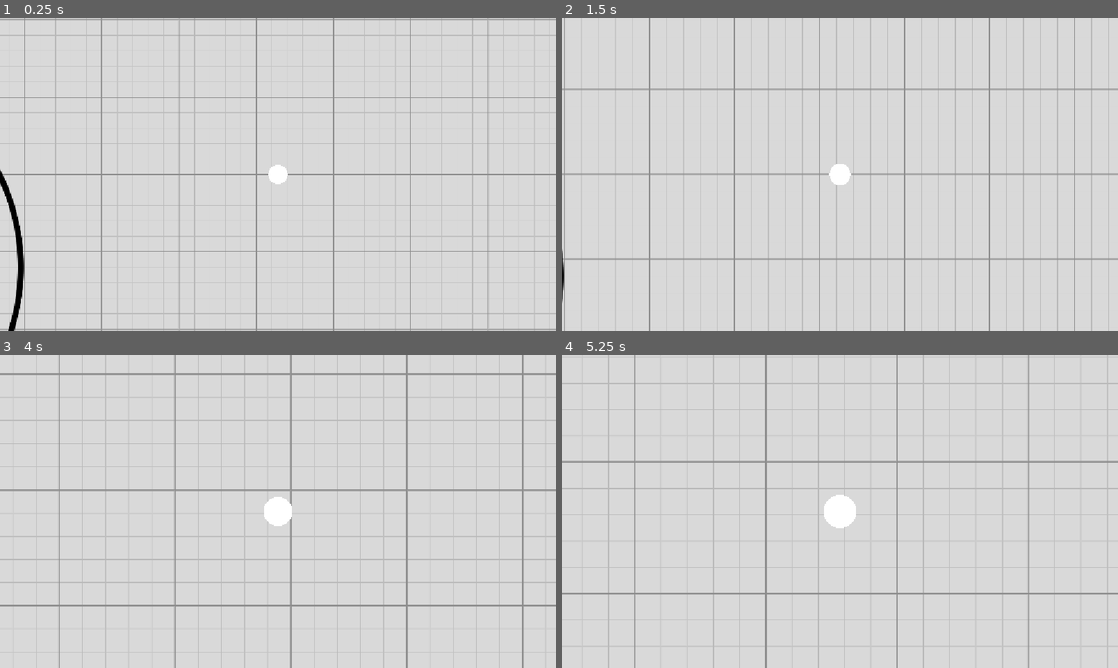
Above: before the commit, frames 1-4 (two rows, left to right).
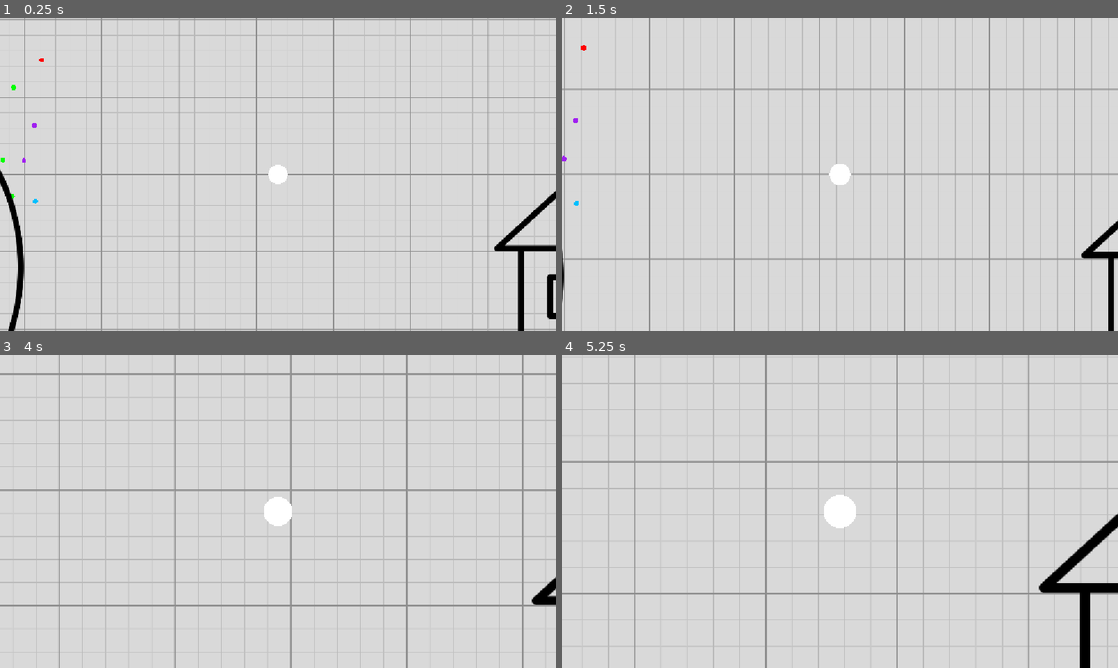
Above: after the commit, the same moments.

Repository: EitherRock/snake-coloring
Game: Godot game, scene res://main.tscn
Same seed, same stepped clock (60 frames per second), same inputs: the game is played once before the commit and once after it.
Inputs (mouse positions are in pixels of both pictures, inside the frame that each line leads up to):
- Up to frame 1 (0.25 s): no input
- Up to frame 2 (1.5 s): tap Enter at 0.5 s; hold Mouse wheel up (zoom_in) 0.53-1.28 s; click (840, 174) at 0.67 s; tap Space at 1.25 s; move the mouse to (728, 190) at 1.27 s; right-click (728, 190) at 1.35 s; click (728, 190) at 1.42 s
- Up to frame 3 (4 s): tap Mouse wheel up (zoom_in) at 1.55, 2.85, 3.8 s; tap Enter at 2, 3.5 s; move the mouse to (333, 442) at 2.02 s; hold Mouse wheel up (zoom_in) 2.03-2.78 s; click (333, 442) at 2.17 s; tap Space at 2.75 s; move the mouse to (250, 574) at 2.77 s; click (250, 574) at 2.92 s; move the mouse to (444, 558) at 3.52 s; hold Right mouse button (right_click) from 3.53 s (still down); click (444, 558) at 3.67 s
- Up to frame 4 (5.25 s): move the mouse to (673, 464) at 4.27 s; release Right mouse button (right_click) at 4.28 s; tap Mouse wheel up (zoom_in) at 4.35 s; click (673, 464) at 4.42 s; tap Space at 5 s; move the mouse to (867, 511) at 5.02 s; hold Mouse wheel up (zoom_in) from 5.03 s (still down); click (867, 511) at 5.17 s

The runs differ from the first frame. In frame 1, 1.0% of the frame differs, in the area x 0-100%, y 12-100%; in frame 2, 0.6%; in frame 3, 0.2%; in frame 4, 1.5%, in the area x 85-100%, y 50-100%.

Commit message:
organize files, add house, fix dot loss when flying to a completed region

Diff:
--- a/dot_visual.gd
+++ /dev/null
@@ -1,5 +0,0 @@
-extends Node2D
-
-
-func _draw():
-	draw_circle(Vector2(0,0), 5, Color.WHITE)
--- a/entities/camera_2d.gd
+++ b/entities/camera_2d.gd
@@ -1,17 +1,4 @@
 extends Camera2D
-
-
-# Called when the node enters the scene tree for the first time.
-func _ready() -> void:
-	pass # Replace with function body.
-
-
-# Called every frame. 'delta' is the elapsed time since the previous frame.
-#func _process(delta: float) -> void:
-	#if Input.is_action_pressed('zoom_in'):
-		#if Input.
-		#print('pressed')
-		#zoom += Vector2(zoom.x + 5, zoom.y + 5)
 
 func _input(event: InputEvent) -> void:
 	if event is InputEventMouseButton:
@@ -21,4 +8,4 @@
 				new_zoom += Vector2(0.1, 0.1)
 			elif event.button_index == MOUSE_BUTTON_WHEEL_DOWN:
 				new_zoom -= Vector2(0.1, 0.1)
-			zoom = new_zoom.clamp(Vector2(0.05, 0.05), Vector2(5.0, 5.0))
+			zoom = new_zoom.clamp(Vector2(0.5, 0.5), Vector2(3.0, 3.0))
--- a/entities/player.gd
+++ b/entities/player.gd
@@ -93,14 +93,22 @@
 	_deposit_loop(container)
 
 func _deposit_loop(container: Node2D) -> void:
+	var manager = container.get("picture_manager")  # null for non-picture containers
+
 	while trail_dots.size() > 0:
-		if container.is_complete and container.picture_manager:
-			container = container.picture_manager.get_current_region()
-			if container == null:
-				break  # picture complete
+		var target: Node2D = container
+		if manager:
+			target = manager.get_region_with_capacity(container)
+		if target == null:
+			break  # picture is full, keep the remaining dots on the trail
+
+		if target.has_method("reserve_slot"):
+			target.reserve_slot()
+
 		var dot = trail_dots.pop_back()
-		dot.fly_to_container(container, bloop_sound_player)
+		dot.fly_to_container(target, bloop_sound_player)
 		await get_tree().create_timer(0.05).timeout
+
 	is_depositing = false
 
 
--- a/entities/player.tscn
+++ b/entities/player.tscn
@@ -5,6 +5,7 @@
 [ext_resource type="Script" uid="uid://bef5jhv3lmi8c" path="res://entities/camera_2d.gd" id="3_i3pqv"]
 
 [sub_resource type="CircleShape2D" id="CircleShape2D_g4v7s"]
+radius = 20.0
 
 [sub_resource type="CircleShape2D" id="CircleShape2D_yf5fn"]
 radius = 50.0
--- a/face.tscn
+++ /dev/null
@@ -1,101 +0,0 @@
-[gd_scene format=4 uid="uid://b0ncncnw2q58n"]
-
-[ext_resource type="Script" uid="uid://bsvx84u1jxk52" path="res://region.gd" id="1_a4f38"]
-[ext_resource type="Shader" uid="uid://dadyw75ubag67" path="res://region_fill.gdshader" id="3_a4f38"]
-[ext_resource type="Script" uid="uid://cmd4s6owl3ldu" path="res://picture_manager.gd" id="3_kttct"]
-
-[sub_resource type="CircleShape2D" id="CircleShape2D_7jkf7"]
-radius = 300.0
-
-[sub_resource type="ShaderMaterial" id="ShaderMaterial_kttct"]
-resource_name = "radial_fill"
-shader = ExtResource("3_a4f38")
-shader_parameter/mask_size = Vector2(1024, 1024)
-shader_parameter/fill_origin = Vector2(0.5, 0.5)
-shader_parameter/max_distance = 500.0
-shader_parameter/edge_softness = 0.02
-shader_parameter/band_colors = PackedVector4Array(0, 0, 0, 0, 0, 0, 0, 0, 0, 0, 0, 0, 0, 0, 0, 0, 0, 0, 0, 0, 0, 0, 0, 0, 0, 0, 0, 0, 0, 0, 0, 0, 0, 0, 0, 0, 0, 0, 0, 0, 0, 0, 0, 0, 0, 0, 0, 0, 0, 0, 0, 0, 0, 0, 0, 0, 0, 0, 0, 0, 0, 0, 0, 0, 0, 0, 0, 0, 0, 0, 0, 0, 0, 0, 0, 0, 0, 0, 0, 0, 0, 0, 0, 0, 0, 0, 0, 0, 0, 0, 0, 0, 0, 0, 0, 0, 0, 0, 0, 0, 0, 0, 0, 0, 0, 0, 0, 0, 0, 0, 0, 0, 0, 0, 0, 0, 0, 0, 0, 0, 0, 0, 0, 0, 0, 0, 0, 0, 0, 0, 0, 0, 0, 0, 0, 0, 0, 0, 0, 0, 0, 0, 0, 0, 0, 0, 0, 0, 0, 0, 0, 0, 0, 0, 0, 0, 0, 0, 0, 0, 0, 0, 0, 0, 0, 0, 0, 0, 0, 0, 0, 0, 0, 0, 0, 0, 0, 0, 0, 0, 0, 0, 0, 0, 0, 0, 0, 0, 0, 0, 0, 0, 0, 0, 0, 0, 0, 0, 0, 0)
-shader_parameter/band_amounts = PackedFloat32Array(0, 0, 0, 0, 0, 0, 0, 0, 0, 0, 0, 0, 0, 0, 0, 0, 0, 0, 0, 0, 0, 0, 0, 0, 0, 0, 0, 0, 0, 0, 0, 0, 0, 0, 0, 0, 0, 0, 0, 0, 0, 0, 0, 0, 0, 0, 0, 0, 0, 0)
-shader_parameter/glow_intensity = 0.0
-shader_parameter/glow_color = Color(1, 1, 1, 1)
-
-[sub_resource type="CircleShape2D" id="CircleShape2D_a4f38"]
-radius = 320.0
-
-[node name="Face" type="Node2D" unique_id=1406302841]
-script = ExtResource("3_kttct")
-
-[node name="Face" type="StaticBody2D" parent="." unique_id=239420244]
-script = ExtResource("1_a4f38")
-max_dots = 5
-
-[node name="CollisionShape2D" type="CollisionShape2D" parent="Face" unique_id=1493949046]
-shape = SubResource("CircleShape2D_7jkf7")
-
-[node name="FillEffect" type="ColorRect" parent="Face" unique_id=1080720166]
-material = SubResource("ShaderMaterial_kttct")
-anchors_preset = 8
-anchor_left = 0.5
-anchor_top = 0.5
-anchor_right = 0.5
-anchor_bottom = 0.5
-offset_left = -300.0
-offset_top = -300.0
-offset_right = 300.0
-offset_bottom = 300.0
-grow_horizontal = 2
-grow_vertical = 2
-mouse_filter = 2
-
-[node name="LeftEye" type="StaticBody2D" parent="." unique_id=2084708299]
-position = Vector2(-119, -81)
-scale = Vector2(0.24000007, 0.24000007)
-script = ExtResource("1_a4f38")
-max_dots = 5
-
-[node name="CollisionShape2D" type="CollisionShape2D" parent="LeftEye" unique_id=1749381398]
-shape = SubResource("CircleShape2D_7jkf7")
-
-[node name="FillEffect" type="ColorRect" parent="LeftEye" unique_id=289828711]
-material = SubResource("ShaderMaterial_kttct")
-anchors_preset = 8
-anchor_left = 0.5
-anchor_top = 0.5
-anchor_right = 0.5
-anchor_bottom = 0.5
-offset_left = -300.0
-offset_top = -300.0
-offset_right = 300.0
-offset_bottom = 300.0
-grow_horizontal = 2
-grow_vertical = 2
-mouse_filter = 2
-
-[node name="RightEye" type="StaticBody2D" parent="." unique_id=804833192]
-position = Vector2(105, -81)
-scale = Vector2(0.24000007, 0.24000007)
-script = ExtResource("1_a4f38")
-max_dots = 5
-
-[node name="CollisionShape2D" type="CollisionShape2D" parent="RightEye" unique_id=1914056]
-shape = SubResource("CircleShape2D_7jkf7")
-
-[node name="FillEffect" type="ColorRect" parent="RightEye" unique_id=1513052478]
-material = SubResource("ShaderMaterial_kttct")
-anchors_preset = 8
-anchor_left = 0.5
-anchor_top = 0.5
-anchor_right = 0.5
-anchor_bottom = 0.5
-offset_left = -300.0
-offset_top = -300.0
-offset_right = 300.0
-offset_bottom = 300.0
-grow_horizontal = 2
-grow_vertical = 2
-mouse_filter = 2
-
-[node name="MagnetArea" type="Area2D" parent="." unique_id=1272799929]
-
-[node name="CollisionShape2D" type="CollisionShape2D" parent="MagnetArea" unique_id=757067034]
-shape = SubResource("CircleShape2D_a4f38")
--- a/icon.svg
+++ /dev/null
@@ -1 +0,0 @@
-<svg xmlns="http://www.w3.org/2000/svg" width="128" height="128"><rect width="124" height="124" x="2" y="2" fill="#363d52" stroke="#212532" stroke-width="4" rx="14"/><g fill="#fff" transform="translate(12.322 12.322)scale(.101)"><path d="M105 673v33q407 354 814 0v-33z"/><path fill="#478cbf" d="m105 673 152 14q12 1 15 14l4 67 132 10 8-61q2-11 15-15h162q13 4 15 15l8 61 132-10 4-67q3-13 15-14l152-14V427q30-39 56-81-35-59-83-108-43 20-82 47-40-37-88-64 7-51 8-102-59-28-123-42-26 43-46 89-49-7-98 0-20-46-46-89-64 14-123 42 1 51 8 102-48 27-88 64-39-27-82-47-48 49-83 108 26 42 56 81zm0 33v39c0 276 813 276 814 0v-39l-134 12-5 69q-2 10-14 13l-162 11q-12 0-16-11l-10-65H446l-10 65q-4 11-16 11l-162-11q-12-3-14-13l-5-69z"/><path d="M483 600c0 34 58 34 58 0v-86c0-34-58-34-58 0z"/><circle cx="725" cy="526" r="90"/><circle cx="299" cy="526" r="90"/></g><g fill="#414042" transform="translate(12.322 12.322)scale(.101)"><circle cx="307" cy="532" r="60"/><circle cx="717" cy="532" r="60"/></g></svg>
--- a/main.tscn
+++ b/main.tscn
@@ -2,13 +2,14 @@
 
 [ext_resource type="Script" uid="uid://ceg2n0y8jhp86" path="res://main.gd" id="1_h2yge"]
 [ext_resource type="PackedScene" uid="uid://cuhq2xu1euspm" path="res://entities/player.tscn" id="1_ig7tw"]
-[ext_resource type="Shader" uid="uid://d1ivv74khsl8k" path="res://grid.gdshader" id="2_272bh"]
+[ext_resource type="Shader" uid="uid://d1ivv74khsl8k" path="res://shaders/grid.gdshader" id="2_272bh"]
 [ext_resource type="PackedScene" uid="uid://dlrmy72n62gmt" path="res://entities/dot.tscn" id="3_h2yge"]
-[ext_resource type="Script" uid="uid://b86eld87nyhv1" path="res://dot_spawner.gd" id="5_lquwl"]
+[ext_resource type="Script" uid="uid://b86eld87nyhv1" path="res://util/dot_spawner.gd" id="5_lquwl"]
 [ext_resource type="PackedScene" uid="uid://b6pg4fj6w14m8" path="res://ui/ui.tscn" id="6_7mycd"]
-[ext_resource type="PackedScene" uid="uid://8uslfn03rggr" path="res://picture.tscn" id="7_272bh"]
+[ext_resource type="PackedScene" uid="uid://8uslfn03rggr" path="res://pictures/picture.tscn" id="7_272bh"]
 [ext_resource type="Resource" uid="uid://dd34rrm00e2yg" path="res://pictures/smiley/picture_data.tres" id="8_5vw27"]
 [ext_resource type="AudioStream" uid="uid://cvcnajpp4sq4u" path="res://audio/bl.bloop 01.wav" id="9_2cqfq"]
+[ext_resource type="Resource" uid="uid://cfpdaeoeewiti" path="res://pictures/house/picture_data.tres" id="9_yaehf"]
 [ext_resource type="AudioStream" uid="uid://opvrw1vfu5ld" path="res://audio/bl.bloop 02.wav" id="10_yaehf"]
 [ext_resource type="AudioStream" uid="uid://fsi7svlkqoj0" path="res://audio/bl.bloop 03.wav" id="11_074og"]
 [ext_resource type="AudioStream" uid="uid://dysd2qca4ean2" path="res://audio/bl.bloop 04.wav" id="12_cegan"]
@@ -64,9 +65,11 @@
 [node name="DotSpawner" type="Node2D" parent="." unique_id=1403127603]
 script = ExtResource("5_lquwl")
 dot_scene = ExtResource("3_h2yge")
+spawn_count = 200
+exclusion_radius = 200.0
 player_path = NodePath("../Player")
 container_path = NodePath("../TrailContainer")
-dots_container_path = NodePath("../DotsContainer")
+dots_container_path = NodePath("../Picture")
 
 [node name="CanvasLayer" type="CanvasLayer" parent="." unique_id=1309987049]
 visible = false
@@ -80,6 +83,10 @@
 [node name="Picture" parent="." unique_id=1872283298 instance=ExtResource("7_272bh")]
 data = ExtResource("8_5vw27")
 
+[node name="Picture2" parent="." unique_id=824465438 instance=ExtResource("7_272bh")]
+position = Vector2(1689, -27)
+data = ExtResource("9_yaehf")
+
 [node name="AudioStreamPlayer2D" type="AudioStreamPlayer2D" parent="." unique_id=276020939]
 stream = SubResource("AudioStreamRandomizer_g4v7s")
 area_mask = 536870912
--- /dev/null
+++ b/pictures/house/picture_data.tres
@@ -0,0 +1,58 @@
+[gd_resource type="Resource" script_class="PictureData" format=3 uid="uid://cfpdaeoeewiti"]
+
+[ext_resource type="Texture2D" uid="uid://gp1y4iyo4d77" path="res://pictures/house/lines.png" id="1_66npn"]
+[ext_resource type="Script" uid="uid://bgsgade2g3kn1" path="res://pictures/region_data.gd" id="2_efc4r"]
+[ext_resource type="Texture2D" uid="uid://cu4yoaey8f0ym" path="res://pictures/house/mask_1_left_window.png" id="3_iw60l"]
+[ext_resource type="Texture2D" uid="uid://cmbp4xti3k5ul" path="res://pictures/house/mask_2_right_window.png" id="4_3e6df"]
+[ext_resource type="Texture2D" uid="uid://bjscdejktm8rm" path="res://pictures/house/mask_3_door.png" id="5_jr1dp"]
+[ext_resource type="Texture2D" uid="uid://c461d3gfphqja" path="res://pictures/house/mask_4_chimney.png" id="6_6uvuk"]
+[ext_resource type="Texture2D" uid="uid://87c7cxx28c7f" path="res://pictures/house/mask_5_roof.png" id="7_pdnff"]
+[ext_resource type="Texture2D" uid="uid://3itrg7tqqri0" path="res://pictures/house/mask_6_walls.png" id="8_t8jp2"]
+[ext_resource type="Script" uid="uid://caw4woevd35gm" path="res://pictures/picture_data.gd" id="9_upetp"]
+
+[sub_resource type="Resource" id="Resource_4ohsp"]
+script = ExtResource("2_efc4r")
+mask = ExtResource("3_iw60l")
+fill_origin = Vector2(0.39501953, 0.5854492)
+max_distance = 63.07535
+
+[sub_resource type="Resource" id="Resource_nj8fh"]
+script = ExtResource("2_efc4r")
+mask = ExtResource("4_3e6df")
+fill_origin = Vector2(0.6040039, 0.5854492)
+max_distance = 63.07535
+fill_order = 1
+
+[sub_resource type="Resource" id="Resource_g6sfp"]
+script = ExtResource("2_efc4r")
+mask = ExtResource("5_jr1dp")
+fill_origin = Vector2(0.49951172, 0.75634766)
+max_distance = 93.05106
+fill_order = 2
+
+[sub_resource type="Resource" id="Resource_u7261"]
+script = ExtResource("2_efc4r")
+mask = ExtResource("6_6uvuk")
+fill_origin = Vector2(0.6147461, 0.3461914)
+max_distance = 56.995613
+fill_order = 3
+
+[sub_resource type="Resource" id="Resource_44rbr"]
+script = ExtResource("2_efc4r")
+mask = ExtResource("7_pdnff")
+fill_origin = Vector2(0.49628824, 0.41143432)
+max_distance = 279.4065
+fill_order = 4
+
+[sub_resource type="Resource" id="Resource_l4a0l"]
+script = ExtResource("2_efc4r")
+mask = ExtResource("8_t8jp2")
+fill_origin = Vector2(0.49915054, 0.6554484)
+max_distance = 280.1867
+fill_order = 5
+
+[resource]
+script = ExtResource("9_upetp")
+title = "house"
+line_art = ExtResource("1_66npn")
+regions = Array[ExtResource("2_efc4r")]([SubResource("Resource_4ohsp"), SubResource("Resource_nj8fh"), SubResource("Resource_g6sfp"), SubResource("Resource_u7261"), SubResource("Resource_44rbr"), SubResource("Resource_l4a0l")])
--- a/picture.tscn
+++ b/pictures/picture.tscn
@@ -1,21 +1,21 @@
 [gd_scene format=3 uid="uid://8uslfn03rggr"]
 
-[ext_resource type="Script" uid="uid://cmd4s6owl3ldu" path="res://picture_manager.gd" id="1_brs1p"]
-[ext_resource type="Script" uid="uid://bgsgade2g3kn1" path="res://region_data.gd" id="2_blmgg"]
-[ext_resource type="Script" uid="uid://caw4woevd35gm" path="res://picture_data.gd" id="3_713ve"]
-[ext_resource type="PackedScene" uid="uid://c2v81dfp02ich" path="res://region.tscn" id="4_jx1u7"]
+[ext_resource type="Script" uid="uid://cmd4s6owl3ldu" path="res://pictures/picture_manager.gd" id="1_gbjwb"]
+[ext_resource type="Script" uid="uid://bgsgade2g3kn1" path="res://pictures/region_data.gd" id="2_blmgg"]
+[ext_resource type="Script" uid="uid://caw4woevd35gm" path="res://pictures/picture_data.gd" id="3_gbjwb"]
+[ext_resource type="PackedScene" uid="uid://c2v81dfp02ich" path="res://pictures/region.tscn" id="4_gbjwb"]
 
 [sub_resource type="Resource" id="Resource_g4v7s"]
-script = ExtResource("3_713ve")
+script = ExtResource("3_gbjwb")
 metadata/_custom_type_script = "uid://caw4woevd35gm"
 
 [sub_resource type="CircleShape2D" id="CircleShape2D_mxk6g"]
 radius = 244.59149
 
 [node name="Picture" type="Node2D" unique_id=1872283298]
-script = ExtResource("1_brs1p")
+script = ExtResource("1_gbjwb")
 data = SubResource("Resource_g4v7s")
-region_scene = ExtResource("4_jx1u7")
+region_scene = ExtResource("4_gbjwb")
 
 [node name="MagnetArea" type="Area2D" parent="." unique_id=1672652542]
 position = Vector2(512, 512)
--- a/picture_manager.gd
+++ b/pictures/picture_manager.gd
@@ -42,6 +42,17 @@
 func get_current_region() -> Node2D:
 	return selected_region
 
+
+# Returns the preferred region if it has room, otherwise the first region
+# (in fill order) that does. Returns null if the whole picture is spoken for.
+func get_region_with_capacity(preferred: Node2D = null) -> Node2D:
+	if preferred and preferred.remaining_capacity() > 0:
+		return preferred
+	for r in regions:
+		if r.remaining_capacity() > 0:
+			return r
+	return null
+
 func _on_body_entered(body: Node2D) -> void:
 	if body.is_in_group("player"):
 		var region = get_current_region()
--- a/region.gd
+++ b/pictures/region.gd
@@ -15,6 +15,8 @@
 
 var picture_manager: Node2D = null
 var is_complete: bool = false
+
+var pending_dots: int = 0  # dots currently flying toward this region
 
 func _ready() -> void:
 	$FillEffect.material = fill_material
@@ -40,6 +42,8 @@
 	fill_origin_px = data.fill_origin * picture_size
 
 func deposit_dot(dot_color: Color) -> void:
+	pending_dots = max(pending_dots - 1, 0)
+
 	if band_count >= MAX_BANDS or is_complete:
 		return
 
@@ -58,6 +62,15 @@
 func get_deposit_position() -> Vector2:
 	return to_global(fill_origin_px)
 
+
+func remaining_capacity() -> int:
+	return max_dots - band_count - pending_dots
+
+
+func reserve_slot() -> void:
+	pending_dots += 1
+
+
 func glow_pulse() -> void:
 	var tween = create_tween()
 	tween.tween_method(func(v): fill_material.set_shader_parameter("glow_intensity", v), 0.0, 1.0, 0.15)
--- a/region.tscn
+++ b/pictures/region.tscn
@@ -1,10 +1,10 @@
 [gd_scene format=4 uid="uid://c2v81dfp02ich"]
 
-[ext_resource type="Script" uid="uid://bsvx84u1jxk52" path="res://region.gd" id="1_33eaq"]
-[ext_resource type="Shader" uid="uid://dadyw75ubag67" path="res://region_fill.gdshader" id="2_qyjxc"]
+[ext_resource type="Script" uid="uid://bsvx84u1jxk52" path="res://pictures/region.gd" id="1_3euwg"]
+[ext_resource type="Shader" uid="uid://dadyw75ubag67" path="res://shaders/region_fill.gdshader" id="2_3euwg"]
 
 [sub_resource type="ShaderMaterial" id="ShaderMaterial_g4v7s"]
-shader = ExtResource("2_qyjxc")
+shader = ExtResource("2_3euwg")
 shader_parameter/mask_size = Vector2(1024, 1024)
 shader_parameter/fill_origin = Vector2(0.5, 0.5)
 shader_parameter/max_distance = 500.0
@@ -15,7 +15,7 @@
 shader_parameter/glow_color = Color(1, 1, 1, 1)
 
 [node name="Region" type="Node2D" unique_id=184913905]
-script = ExtResource("1_33eaq")
+script = ExtResource("1_3euwg")
 max_dots = 10
 
 [node name="FillEffect" type="ColorRect" parent="." unique_id=1051321617]
--- a/pictures/smiley/picture_data.tres
+++ b/pictures/smiley/picture_data.tres
@@ -1,11 +1,11 @@
 [gd_resource type="Resource" script_class="PictureData" format=3 uid="uid://dd34rrm00e2yg"]
 
 [ext_resource type="Texture2D" uid="uid://gpxx8ebgpjkh" path="res://pictures/smiley/lines.png" id="1_2i4u2"]
-[ext_resource type="Script" uid="uid://bgsgade2g3kn1" path="res://region_data.gd" id="2_kwpsf"]
+[ext_resource type="Script" uid="uid://bgsgade2g3kn1" path="res://pictures/region_data.gd" id="2_kwpsf"]
 [ext_resource type="Texture2D" uid="uid://bciyvhouk6jqi" path="res://pictures/smiley/mask_1_left_eye.png" id="3_7w710"]
 [ext_resource type="Texture2D" uid="uid://cjukucs43bgm" path="res://pictures/smiley/mask_2_right_eye.png" id="4_tn0pp"]
 [ext_resource type="Texture2D" uid="uid://bwyepq5vyw6xh" path="res://pictures/smiley/mask_3_face.png" id="5_ccw4a"]
-[ext_resource type="Script" uid="uid://caw4woevd35gm" path="res://picture_data.gd" id="6_tvcso"]
+[ext_resource type="Script" uid="uid://caw4woevd35gm" path="res://pictures/picture_data.gd" id="6_tvcso"]
 
 [sub_resource type="Resource" id="Resource_24lij"]
 script = ExtResource("2_kwpsf")
--- a/project.godot
+++ b/project.godot
@@ -13,7 +13,6 @@
 config/name="SnakeColoring"
 run/main_scene="uid://t0rgetnx7bo5"
 config/features=PackedStringArray("4.7", "Mobile")
-config/icon="res://icon.svg"
 
 [display]
 
--- a/radial_fill.gdshader
+++ /dev/null
@@ -1,40 +0,0 @@
-shader_type canvas_item;
-
-#define MAX_COLORS 5
-
-uniform float radius : hint_range(0.0, 1.0) = 0.5;
-uniform float edge_softness : hint_range(0.0, 0.1) = 0.02;
-uniform float glow_intensity : hint_range(0.0, 1.0) = 0.0;
-uniform vec4 glow_color : source_color = vec4(1.0, 1.0, 1.0, 1.0);
-
-uniform vec4 band_colors[MAX_COLORS];
-uniform float band_amounts[MAX_COLORS]; // each 0.0–1.0, independent thickness per color
-
-void fragment() {
-	vec2 centered_uv = UV - vec2(0.5);
-	float dist = length(centered_uv) / radius;
-
-	float circle_mask = 1.0 - smoothstep(1.0 - edge_softness, 1.0, dist);
-
-	// Walk through bands, stacking them from center outward
-	float cumulative = 0.0;
-	vec4 final_color = vec4(0.0);
-
-	for (int i = 0; i < MAX_COLORS; i++) {
-		float band_start = cumulative;
-		float band_end = cumulative + band_amounts[i];
-
-		float band_mask = smoothstep(band_start - edge_softness, band_start, dist)
-						 - smoothstep(band_end - edge_softness, band_end, dist);
-
-		final_color += band_colors[i] * band_mask;
-		cumulative = band_end;
-	}
-
-	vec4 glow = glow_color * glow_intensity * circle_mask;
-	vec4 combined = final_color + glow * (1.0 - final_color.a); // glow fills in where fill is transparent
-	float final_alpha = max(final_color.a, glow.a * circle_mask);
-
-	//COLOR = vec4(1.0, 0.0, 0.0, band_mask * circle_mask);
-	COLOR = vec4(combined.rgb, final_alpha * circle_mask);
-}
--- a/baker.gd
+++ b/util/baker.gd
@@ -1,11 +1,11 @@
 @tool
 extends EditorScript
 
-const FOLDER := "res://pictures/smiley/"
+const FOLDER := "res://pictures/house/"
 
 func _run() -> void:
 	var data := PictureData.new()
-	data.title = "smiley"
+	data.title = "house"
 	data.line_art = load(FOLDER + "lines.png")
 	data.size = data.line_art.get_size()
 
--- /dev/null
+++ b/util/generate_house.gd
@@ -0,0 +1,106 @@
+@tool
+extends EditorScript
+
+const FOLDER := "res://pictures/house/"
+const SIZE := 1024
+
+const ROOF := [Vector2(512, 260), Vector2(774, 500), Vector2(250, 500)]
+const CHIMNEY_C := Vector2(630, 355)
+const CHIMNEY_H := Vector2(30, 45)
+const WALLS_C := Vector2(512, 675)
+const WALLS_H := Vector2(212, 175)
+const DOOR_C := Vector2(512, 775)
+const DOOR_H := Vector2(50, 75)
+const WIN_L_C := Vector2(405, 600)
+const WIN_R_C := Vector2(619, 600)
+const WIN_H := Vector2(45, 40)
+
+const LINE_W := 12.0
+const TUCK := 3.0  # masks extend this far under the lines to avoid white halos
+
+func _run() -> void:
+	DirAccess.make_dir_recursive_absolute(ProjectSettings.globalize_path(FOLDER))
+
+	var lines := _blank()
+	var win_l := _blank()
+	var win_r := _blank()
+	var door := _blank()
+	var chimney := _blank()
+	var roof := _blank()
+	var walls := _blank()
+
+	for y in SIZE:
+		for x in SIZE:
+			var p := Vector2(x + 0.5, y + 0.5)
+
+			var s_roof := _sd_polygon(p, ROOF)
+			var s_chim := _sd_box(p, CHIMNEY_C, CHIMNEY_H)
+			var s_walls := _sd_box(p, WALLS_C, WALLS_H)
+			var s_door := _sd_box(p, DOOR_C, DOOR_H)
+			var s_wl := _sd_box(p, WIN_L_C, WIN_H)
+			var s_wr := _sd_box(p, WIN_R_C, WIN_H)
+
+			# Line art: distance to the nearest outline
+			var d := minf(absf(s_roof), absf(s_chim))
+			d = minf(d, absf(s_walls))
+			d = minf(d, absf(s_door))
+			d = minf(d, absf(s_wl))
+			d = minf(d, absf(s_wr))
+			lines.set_pixel(x, y, Color(0, 0, 0, _cover(LINE_W * 0.5 - d)))
+
+			# Simple shapes (negative distance = inside)
+			win_l.set_pixel(x, y, Color(1, 1, 1, _cover(-s_wl + TUCK)))
+			win_r.set_pixel(x, y, Color(1, 1, 1, _cover(-s_wr + TUCK)))
+			door.set_pixel(x, y, Color(1, 1, 1, _cover(-s_door + TUCK)))
+			chimney.set_pixel(x, y, Color(1, 1, 1, _cover(-s_chim + TUCK)))
+
+			# Roof: triangle minus the chimney
+			var roof_a := _cover(-s_roof + TUCK)
+			var chim_hole := _cover(-s_chim - TUCK)
+			roof.set_pixel(x, y, Color(1, 1, 1, roof_a * (1.0 - chim_hole)))
+
+			# Walls: rectangle minus the door and both windows
+			var walls_a := _cover(-s_walls + TUCK)
+			var hole := maxf(_cover(-s_door - TUCK),
+					maxf(_cover(-s_wl - TUCK), _cover(-s_wr - TUCK)))
+			walls.set_pixel(x, y, Color(1, 1, 1, walls_a * (1.0 - hole)))
+
+	lines.save_png(FOLDER + "lines.png")
+	win_l.save_png(FOLDER + "mask_1_left_window.png")
+	win_r.save_png(FOLDER + "mask_2_right_window.png")
+	door.save_png(FOLDER + "mask_3_door.png")
+	chimney.save_png(FOLDER + "mask_4_chimney.png")
+	roof.save_png(FOLDER + "mask_5_roof.png")
+	walls.save_png(FOLDER + "mask_6_walls.png")
+
+	EditorInterface.get_resource_filesystem().scan()
+	print("Done. Images saved to ", FOLDER)
+
+func _blank() -> Image:
+	return Image.create(SIZE, SIZE, false, Image.FORMAT_RGBA8)
+
+# Turns a signed distance into a soft 0-1 alpha (smooth anti-aliased edges)
+func _cover(v: float) -> float:
+	return clampf(v + 0.5, 0.0, 1.0)
+
+# Signed distance to a rectangle: negative inside, positive outside
+func _sd_box(p: Vector2, center: Vector2, half: Vector2) -> float:
+	var q := (p - center).abs() - half
+	return Vector2(maxf(q.x, 0.0), maxf(q.y, 0.0)).length() + minf(maxf(q.x, q.y), 0.0)
+
+# Signed distance to any polygon: negative inside, positive outside
+func _sd_polygon(p: Vector2, pts: Array) -> float:
+	var d := INF
+	var inside := false
+	var n := pts.size()
+	for i in n:
+		var a: Vector2 = pts[i]
+		var b: Vector2 = pts[(i + 1) % n]
+		var e := b - a
+		var w := p - a
+		var t := clampf(w.dot(e) / e.dot(e), 0.0, 1.0)
+		d = minf(d, (w - e * t).length())
+		if (a.y > p.y) != (b.y > p.y):
+			if p.x < (b.x - a.x) * (p.y - a.y) / (b.y - a.y) + a.x:
+				inside = not inside
+	return -d if inside else d
Not shown, removed: dot_visual.gd.uid
Binary file added: pictures/house/lines.png
Not shown, added: pictures/house/lines.png.import
Binary file added: pictures/house/mask_1_left_window.png
Not shown, added: pictures/house/mask_1_left_window.png.import
Binary file added: pictures/house/mask_2_right_window.png
Not shown, changed: pictures/house/mask_2_right_window.png.import
Binary file added: pictures/house/mask_3_door.png
Not shown, added: pictures/house/mask_3_door.png.import
Binary file added: pictures/house/mask_4_chimney.png
Not shown, added: pictures/house/mask_4_chimney.png.import
Binary file added: pictures/house/mask_5_roof.png
(and 20 more such lines)
